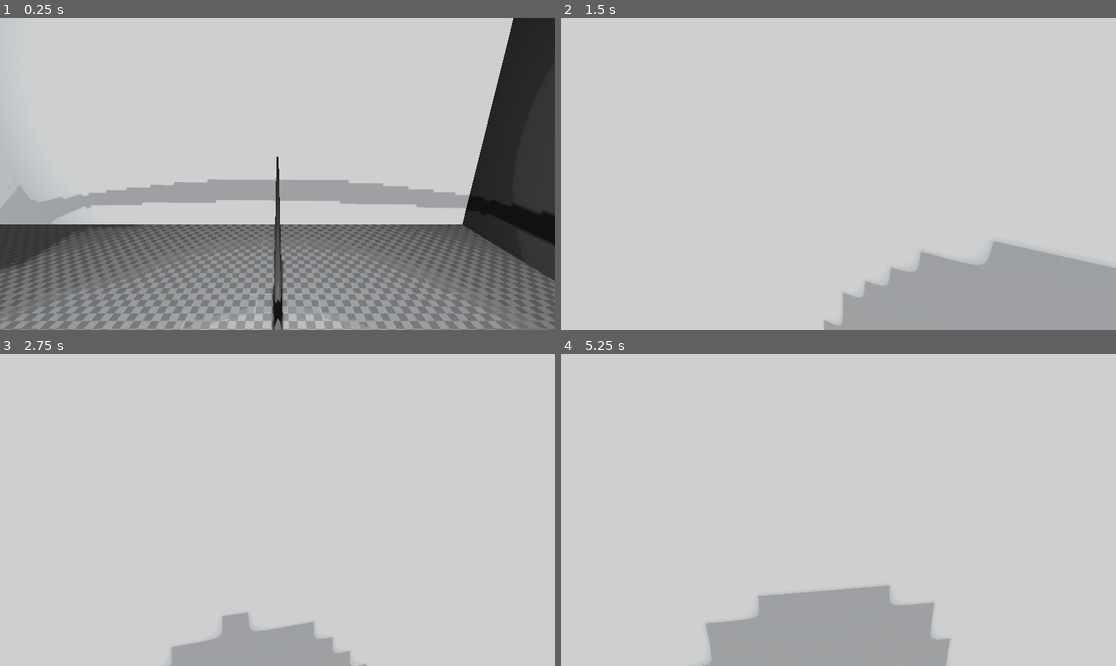
Above: before the commit, frames 1-4 (two rows, left to right).
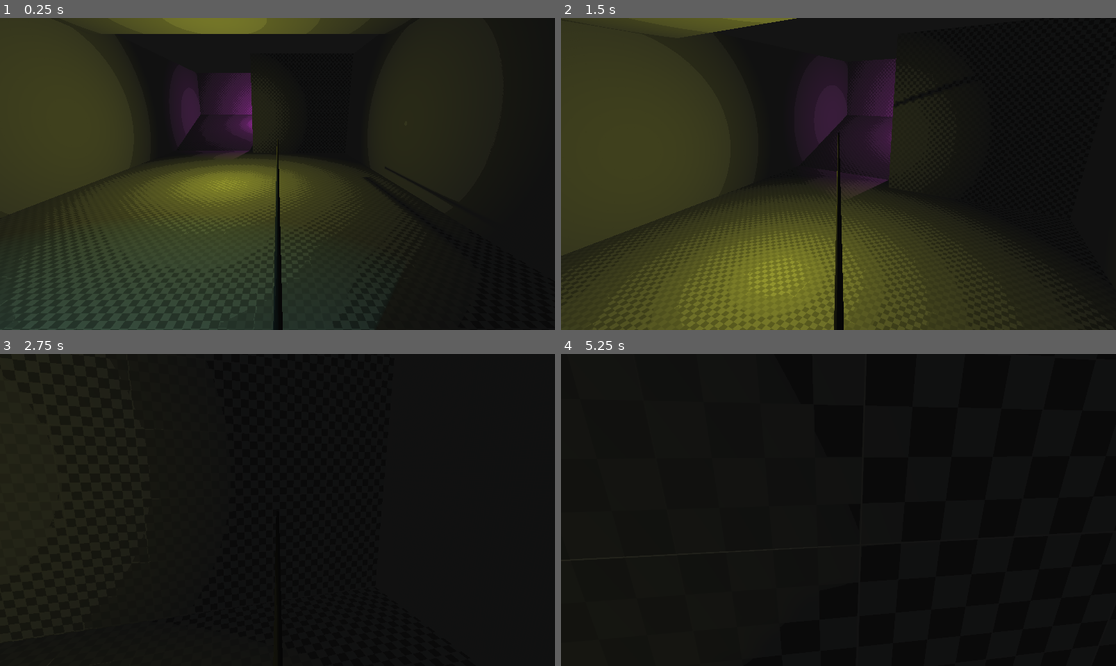
Above: after the commit, the same moments.

Repository: InTheBox-YT/GAME_JAM
Game: Godot game, scene res://scenes/world.tscn
Two runs of this game, one before a commit and one after it. Both use one fixed random seed, a clock stepped at 60 frames per second and the inputs below.
Inputs (mouse positions are in pixels of both pictures, inside the frame that each line leads up to):
- Up to frame 1 (0.25 s): no input
- Up to frame 2 (1.5 s): move the mouse to (866, 174) at 0.52 s; hold Shift (Run) 0.53-1.28 s; hold W (Up) from 0.53 s (still down); tap Space (Jump) at 0.77 s; move the mouse to (810, 174) at 1.27 s; tap C (Zoom) at 1.35 s
- Up to frame 3 (2.75 s): keep holding W (Up); tap Space (Jump) at 1.52 s; move the mouse to (288, 503) at 2.02 s; hold Shift (Run) from 2.03 s (still down)
- Up to frame 4 (5.25 s): keep holding W (Up); move the mouse to (832, 516) at 2.77 s; release Shift (Run) at 2.78 s; tap C (Zoom) at 2.85, 4.35 s; tap Space (Jump) at 3.02, 3.77, 4.52 s; move the mouse to (877, 513) at 3.52 s; hold Shift (Run) 3.53-4.28 s; move the mouse to (794, 506) at 4.27 s; move the mouse to (844, 510) at 5.02 s; hold Shift (Run) from 5.03 s (still down)

The runs differ from the first frame. In frame 1, 94% of the frame differs, in the area x 0-100%, y 0-100%; in frame 2, 100%; in frame 3, 100%; in frame 4, 100%.

Commit message:
..

Diff:
--- a/Scripts/PlayerMovement.gd
+++ b/Scripts/PlayerMovement.gd
@@ -24,8 +24,8 @@
 
 # Resizing Variables
 @export var resize_max: float = 5.0
-@export var resize_min: float = 1.0
-var resize_factor = 1.0
+@export var resize_min: float = 1
+var resize_factor = 0.5
 
 func _ready():
 	Input.mouse_mode = Input.MOUSE_MODE_CAPTURED
--- a/scenes/Map.tscn
+++ b/scenes/Map.tscn
@@ -12,10 +12,10 @@
 material = ExtResource("1_hnknw")
 
 [node name="CSGBox3D6" type="CSGBox3D" parent="."]
-transform = Transform3D(1, 0, 0, 0, 1, 0, 0, 0, 1, -9.33677, 6.39272, 9.05175)
+transform = Transform3D(1, 0, 0, 0, 1, 0, 0, 0, 1, -1.28199, 6.39272, 15.9678)
 material_override = ExtResource("2_f7cnu")
 use_collision = true
-size = Vector3(29.7484, 0.552734, 30.047)
+size = Vector3(13.6388, 0.552734, 16.2149)
 
 [node name="CSGBox3D2" type="CSGBox3D" parent="."]
 transform = Transform3D(1, 0, 0, 0, 1, 0, 0, 0, 1, 5.26074, 3.33231, 9.1308)
@@ -25,12 +25,12 @@
 
 [node name="CSGBox3D3" type="CSGBox3D" parent="."]
 transform = Transform3D(1, 0, 0, 0, 1, 0, 0, 0, 1, -9.47211, 3.34254, -5.6001)
-material_override = ExtResource("2_f7cnu")
+material_override = ExtResource("1_hnknw")
 use_collision = true
 size = Vector3(30.0497, 6.6067, 0.583008)
 
 [node name="CSGBox3D4" type="CSGBox3D" parent="."]
-transform = Transform3D(-1, 0, -8.74228e-08, 0, 1, 0, 8.74228e-08, 0, -1, -23.8778, 3.33204, 9.12417)
+transform = Transform3D(-1, 0, -8.74228e-08, 0, 1, 0, 8.74228e-08, 0, -1, -8.21839, 3.33204, 9.12417)
 use_collision = true
 size = Vector3(0.583984, 6.58571, 30.0244)
 material = ExtResource("2_f7cnu")
@@ -44,23 +44,31 @@
 [node name="Lighs" type="Node" parent="."]
 
 [node name="Light" type="OmniLight3D" parent="Lighs"]
-transform = Transform3D(1, 0, 0, 0, 1, 0, 0, 0, 1, 0, 2.5383, 0)
+transform = Transform3D(1, 0, 0, 0, 1, 0, 0, 0, 1, -1.30556, 2.5383, -2.94197)
+light_color = Color(1, 0, 1, 1)
 shadow_enabled = true
 omni_range = 8.86186
 
 [node name="Light3" type="OmniLight3D" parent="Lighs"]
-transform = Transform3D(1, 0, 0, 0, 1, 0, 0, 0, 1, -6.46397, 2.5383, 18.8741)
+transform = Transform3D(1, 0, 0, 0, 1, 0, 0, 0, 1, -2.52622, 2.5383, 20.4889)
 light_color = Color(0.419608, 1, 1, 1)
 shadow_enabled = true
 omni_range = 8.86186
 
 [node name="Light2" type="OmniLight3D" parent="Lighs"]
-transform = Transform3D(1, 0, 0, 0, 1, 0, 0, 0, 1, -18.4925, 2.5383, 0)
+transform = Transform3D(1, 0, 0, 0, 1, 0, 0, 0, 1, -2.13202, 2.5383, 9.70292)
+light_color = Color(1, 1, 0, 1)
 shadow_enabled = true
 omni_range = 8.86186
 
-[node name="Light2" type="OmniLight3D" parent="Lighs/Light2"]
-transform = Transform3D(1, 0, 0, 0, 1, 0, 0, 0, 1, 8.45181, 2.5383, 9.81863)
+[node name="Light4" type="OmniLight3D" parent="Lighs"]
+transform = Transform3D(1, 0, 0, 0, 1, 0, 0, 0, 1, -5.05245, 5.0766, 37.7482)
+light_color = Color(0.419608, 1, 1, 1)
+shadow_enabled = true
+omni_range = 8.86186
+
+[node name="Light5" type="OmniLight3D" parent="Lighs"]
+transform = Transform3D(1, 0, 0, 0, 1, 0, 0, 0, 1, -10.0407, 5.0766, 9.81863)
 light_energy = 0.677
 shadow_enabled = true
 omni_range = 17.356
@@ -68,3 +76,19 @@
 [node name="CSGSphere3D" type="CSGSphere3D" parent="."]
 transform = Transform3D(1, 0, 0, 0, 1, 0, 0, 0, 1, -9.51985, 0.792858, 16.5035)
 use_collision = true
+
+[node name="CSGBox3D7" type="CSGBox3D" parent="."]
+transform = Transform3D(1, 0, 0, 0, 0.925712, -0.378229, 0, 0.378229, 0.925712, -0.96637, 0.926734, -2.26818)
+material_override = ExtResource("1_hnknw")
+use_collision = true
+size = Vector3(14.0065, 1, 8.06641)
+
+[node name="CSGBox3D8" type="CSGBox3D" parent="."]
+transform = Transform3D(1, 0, 0, 0, 1, 0, 0, 0, 1, 1.74055, 3.07266, 0.870743)
+material_override = ExtResource("1_hnknw")
+use_collision = true
+size = Vector3(7.0509, 7.14435, 2.85352)
+
+[node name="CSGBox3D9" type="CSGBox3D" parent="."]
+transform = Transform3D(1, 0, 0, 0, 1, 0, 0, 0, 1, 1.74055, 1.39439, -2.33928)
+use_collision = true
--- a/scenes/world.tscn
+++ b/scenes/world.tscn
@@ -8,10 +8,7 @@
 [node name="World" type="Node3D"]
 
 [node name="Player" parent="." instance=ExtResource("1_5wtfl")]
-transform = Transform3D(1, 0, 0, 0, 1, 0, 0, 0, 1, 0, 1.85276, 0)
-
-[node name="DirectionalLight3D" type="DirectionalLight3D" parent="."]
-transform = Transform3D(0.969812, -0.243852, 0, 0.239284, 0.951644, 0.192659, -0.0469803, -0.186843, 0.981266, 0, 4.52962, 0)
+transform = Transform3D(1, 0, 0, 0, 1, 0, 0, 0, 1, 0, 1.85276, 18.3773)
 
 [node name="Map" parent="." instance=ExtResource("2_ina60")]
 
